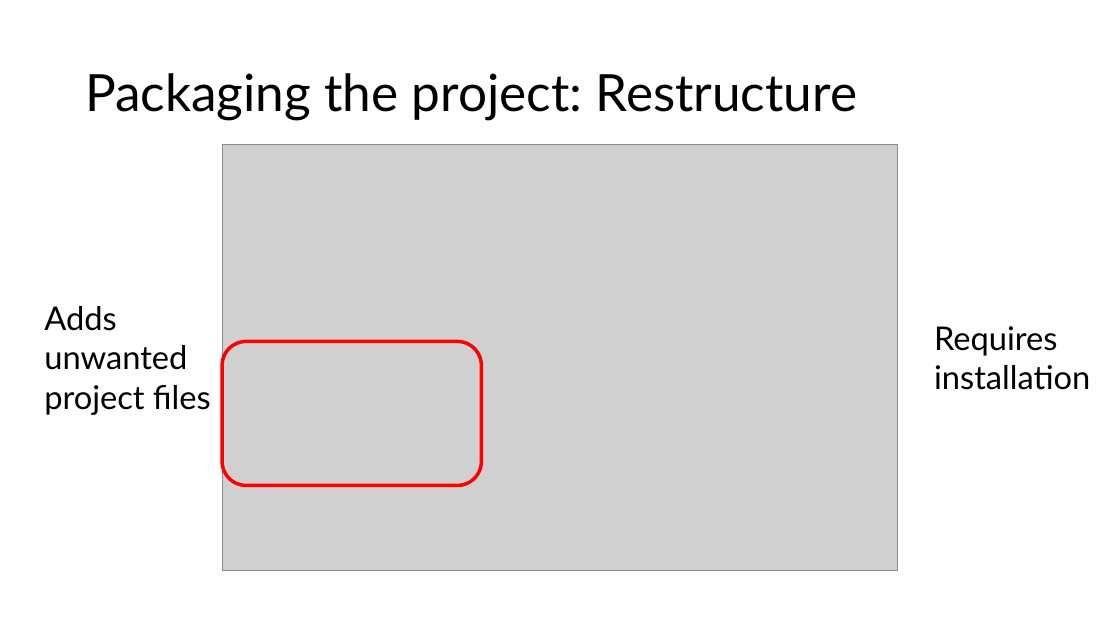
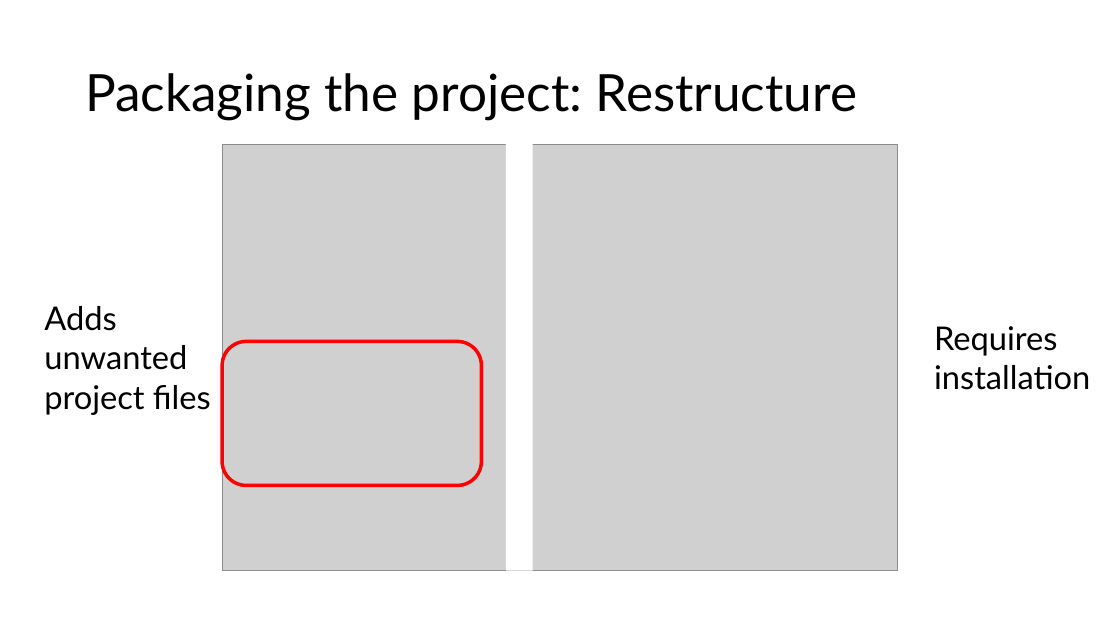
Before and after one commit to haberzdomi/CI-pipeline_project, a slide deck: slide 2 of Präsentation1.pptx. Drawn at 1120x630 pixels with LibreOffice and Linux fonts; fonts in the diff are those of the drawing; grey boxes stand for pictures. Boxes give left, top, right and bottom in pixels: in the first picture for what was removed or moved away, otherwise in the second. Text is boxed around its words. In the diff, an @@ line names an element or a change of style, - is before the commit and + after.

```diff
--- a/Präsentation1.pptx
+++ b/Präsentation1.pptx
@@ rectangle added at [506,144,533,571], fill #FFFFFF @@
```
Also in this commit, not shown: 3 other slides changed, 1 slide added, 1 slide removed.
